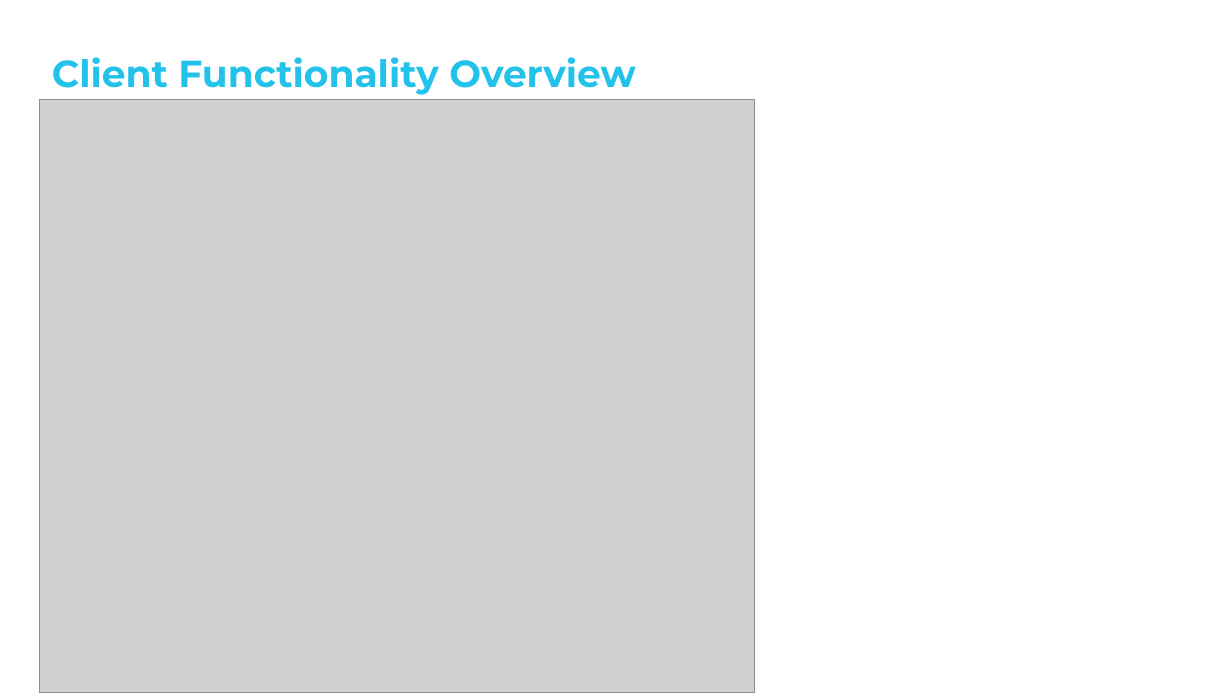
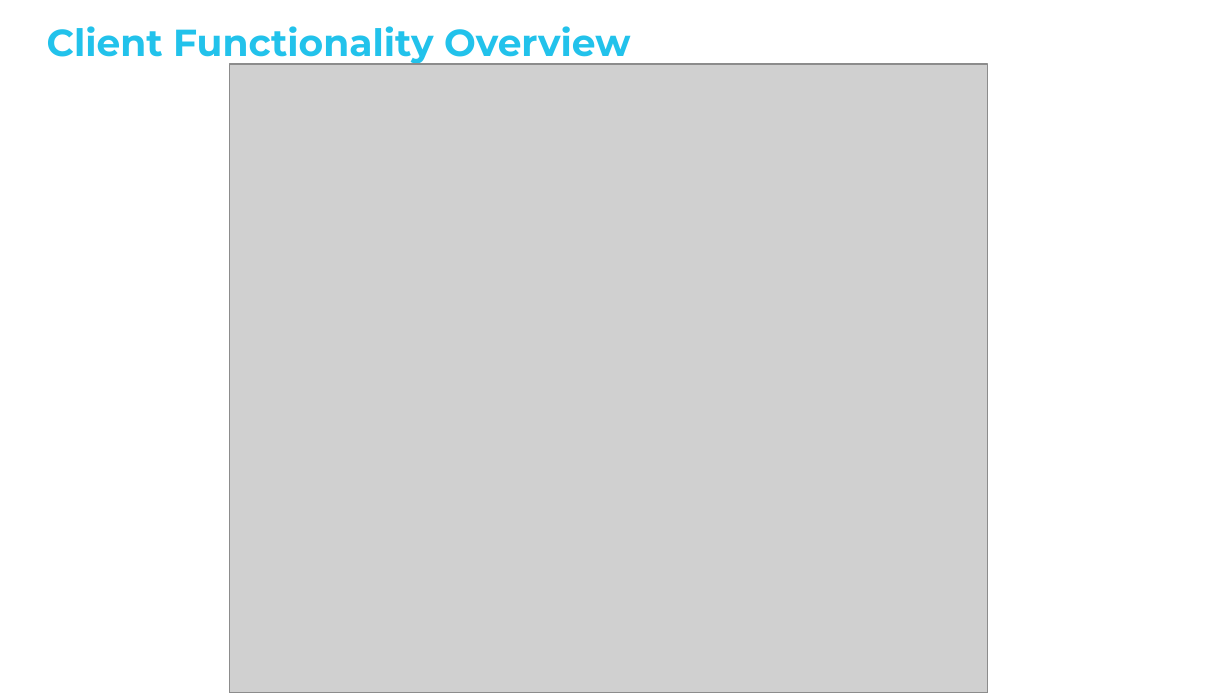
Before and after one commit to BrightcoveLearning/BCL-LearningSamples, a slide deck: slide 11 of PLAYTV2020/rest-apis-intro.pptx (slide 10 before the commit). Drawn at 1232x693 pixels with LibreOffice and Linux fonts; fonts in the diff are those of the drawing; grey boxes stand for pictures; background and template pictures are left out. Boxes give left, top, right and bottom in pixels: in the first picture for what was removed or moved away, otherwise in the second. Text is boxed around its words. In the diff, an @@ line names an element or a change of style, - is before the commit and + after.

```diff
--- a/PLAYTV2020/rest-apis-intro.pptx
+++ b/PLAYTV2020/rest-apis-intro.pptx
@@ title "Client Functionality Overview": place and size @@
-title "Client Functionality Overview" at [52,57,635,95]
+title "Client Functionality Overview" at [47,26,630,66]
@@ picture: place and size @@
-picture at [39,100,755,693]
+picture at [229,64,988,693]
```
Also in this commit, not shown: 3 other slides changed, 1 slide added, 1 other file.
